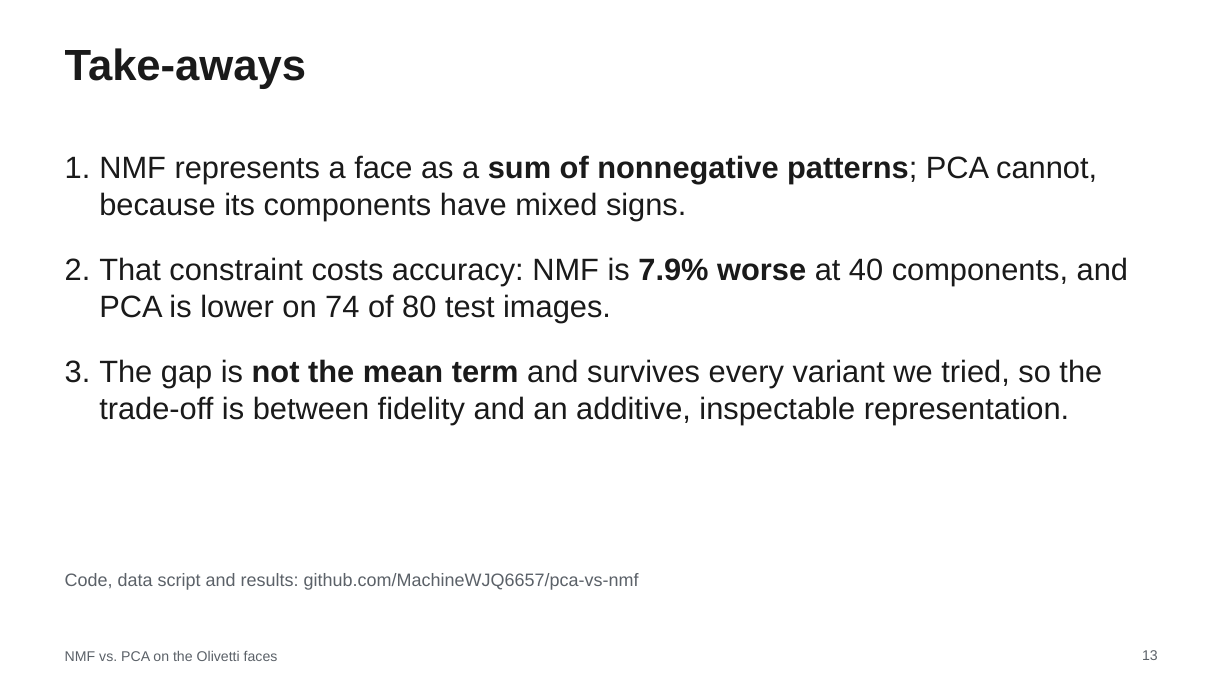
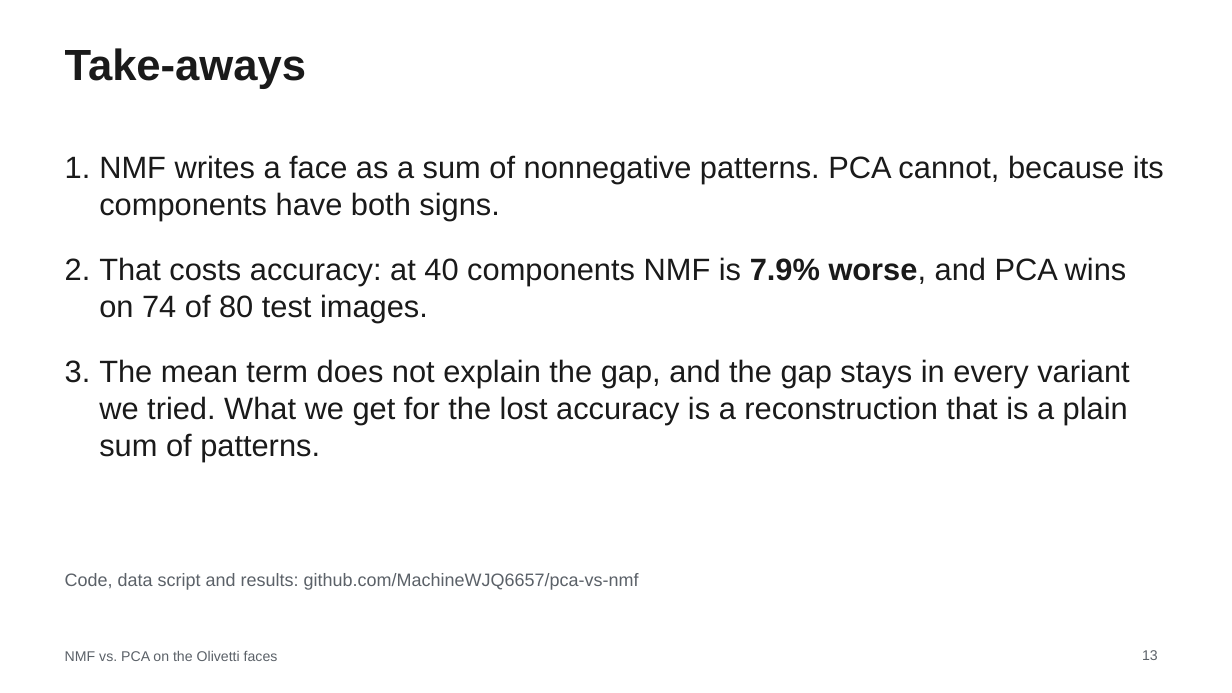
Before and after one commit to MachineWJQ6657/pca-vs-nmf, a slide deck: slide 13 of slides/STOR565_Slides.pptx. Drawn at 1232x693 pixels with LibreOffice and Linux fonts; fonts in the diff are those of the drawing. Boxes give left, top, right and bottom in pixels: in the first picture for what was removed or moved away, otherwise in the second. Text is boxed around its words. In the diff, an @@ line names an element or a change of style, - is before the commit and + after.

```diff
--- a/slides/STOR565_Slides.pptx
+++ b/slides/STOR565_Slides.pptx
@@ text at box(99, 155, 1164, 462): text changed @@
-1. NMF represents a face as a sum of nonnegative patterns; PCA cannot, because its components have mixed signs.
-2. That constraint costs accuracy: NMF is 7.9% worse at 40 components, and PCA is lower on 74 of 80 test images.
-3. The gap is not the mean term and survives every variant we tried, so the trade-off is between fidelity and an additive, inspectable representation.
+1. NMF writes a face as a sum of nonnegative patterns. PCA cannot, because its components have both signs.
+2. That costs accuracy: at 40 components NMF is 7.9% worse, and PCA wins on 74 of 80 test images.
+3. The mean term does not explain the gap, and the gap stays in every variant we tried. What we get for the lost accuracy is a reconstruction that is a plain sum of patterns.
```
Also in this commit, not shown: 13 other slides changed, 1 other file.
